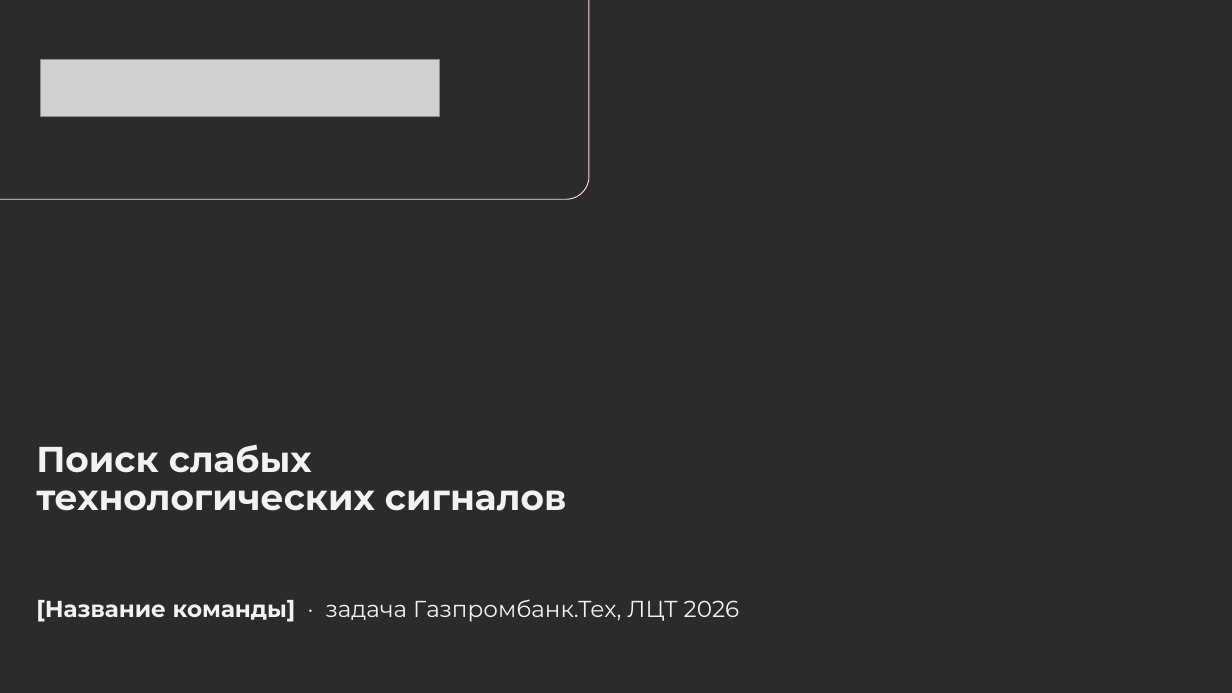
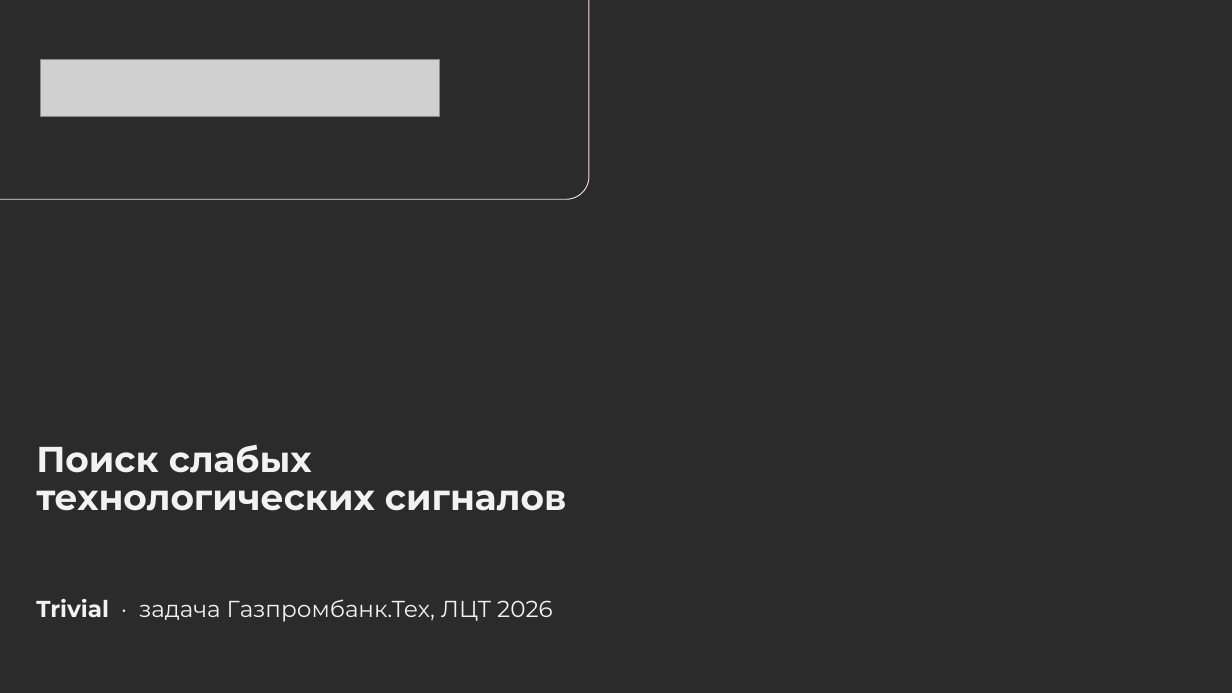
Before and after one commit to whatanaiceguy/wsignal, a slide deck: slide 1 of documentation/wsignal-LCT2026.pptx. Drawn at 1232x693 pixels with LibreOffice and Linux fonts; fonts in the diff are those of the drawing; grey boxes stand for pictures; background and template pictures are left out; a plain dark background stands for a picture behind light text. Boxes give left, top, right and bottom in pixels: in the first picture for what was removed or moved away, otherwise in the second. Text is boxed around its words. In the diff, an @@ line names an element or a change of style, - is before the commit and + after.

```diff
--- a/documentation/wsignal-LCT2026.pptx
+++ b/documentation/wsignal-LCT2026.pptx
@@ text at [36,599,552,622]: text changed @@
-[Название команды] · задача Газпромбанк.Тех, ЛЦТ 2026
+Trivial · задача Газпромбанк.Тех, ЛЦТ 2026
```
Also in this commit, not shown: 2 other slides changed.
